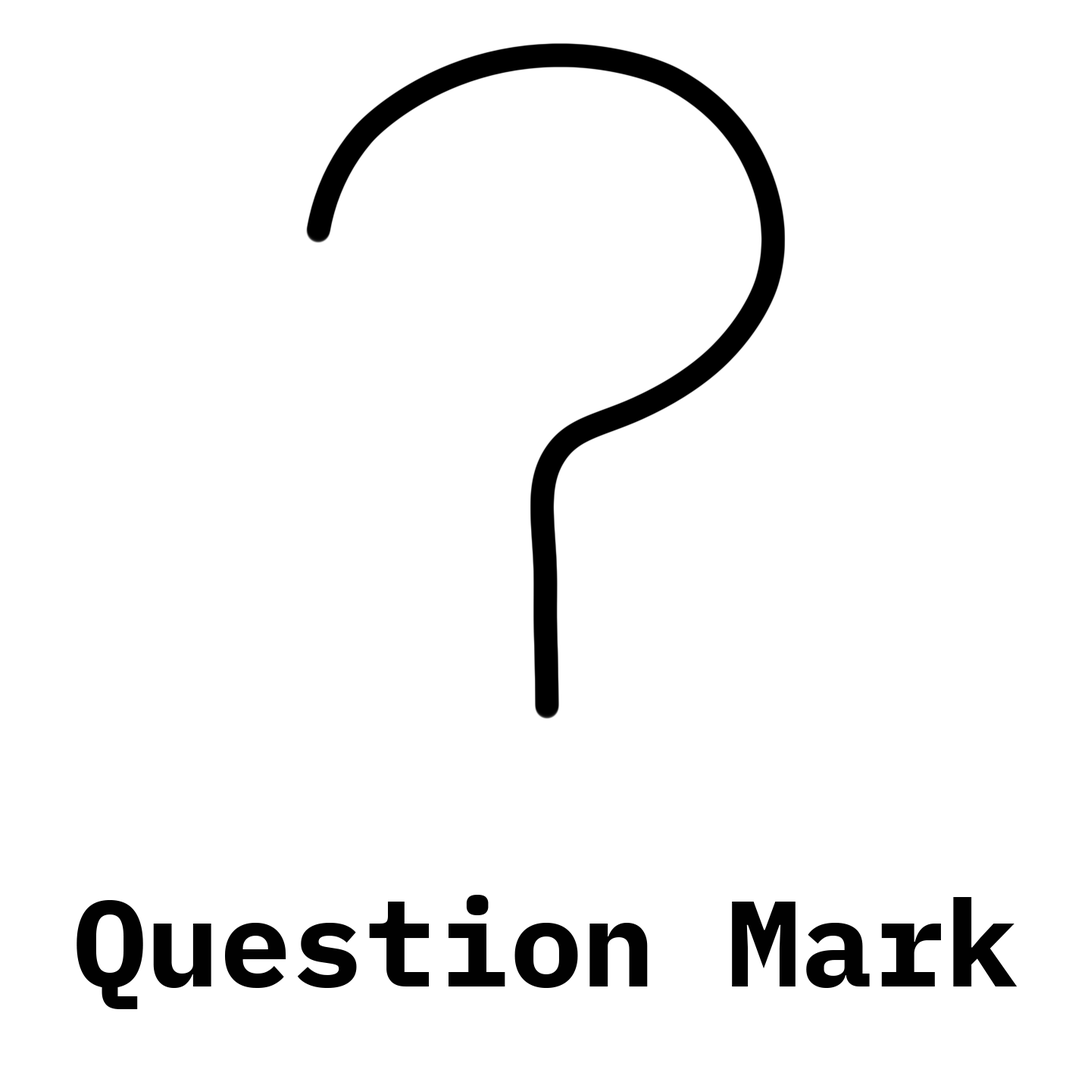
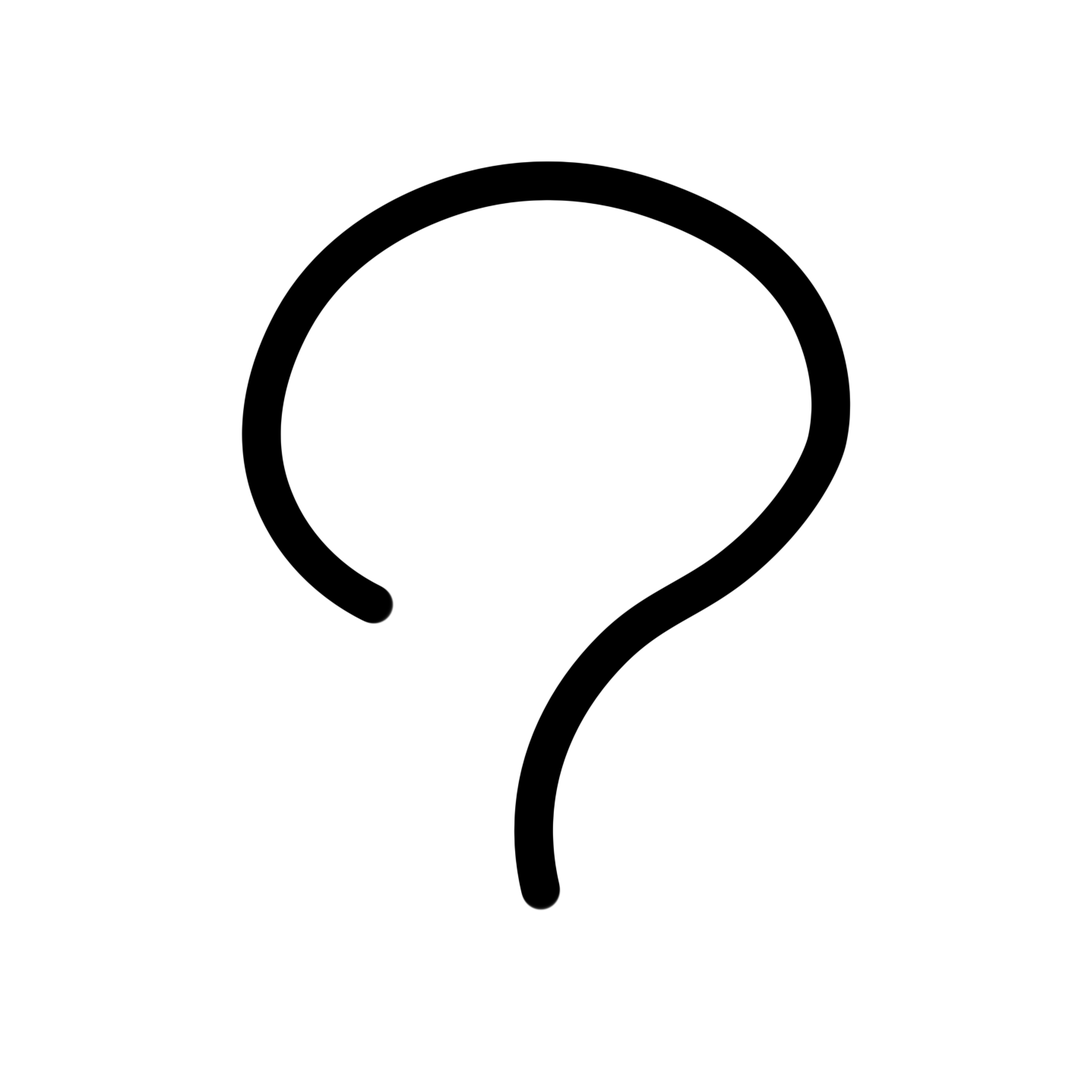
Revision of a layered 1091×1091 image; what changed, layer by layer:
removed layer "Question Mark" over [76, 895, 1018, 1010]
removed group "the mark" (2 layers) over [305, 42, 787, 721]
renamed "quesestion mark" to "curve", moved it out of group "the mark", painted on it over [241, 42, 852, 912]
